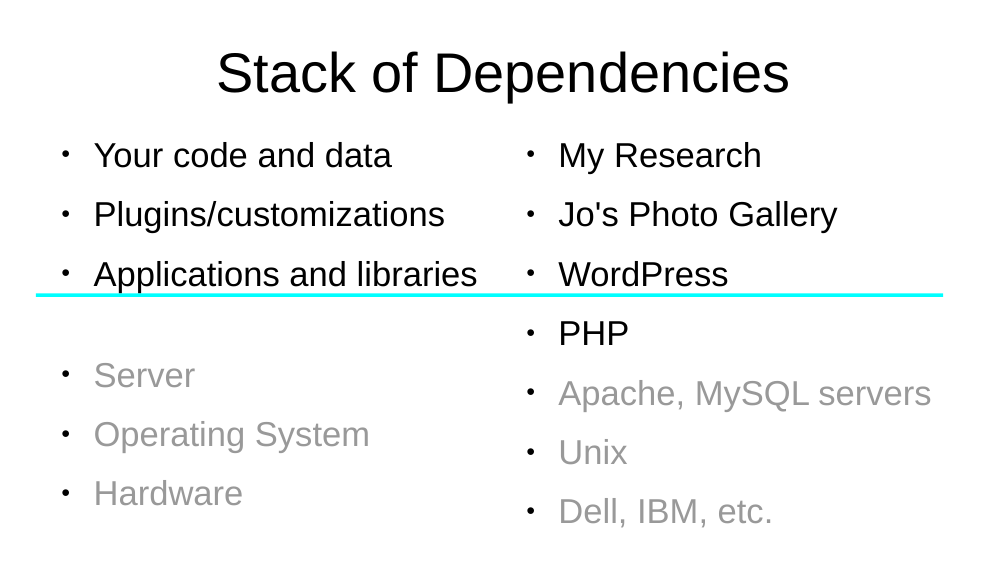
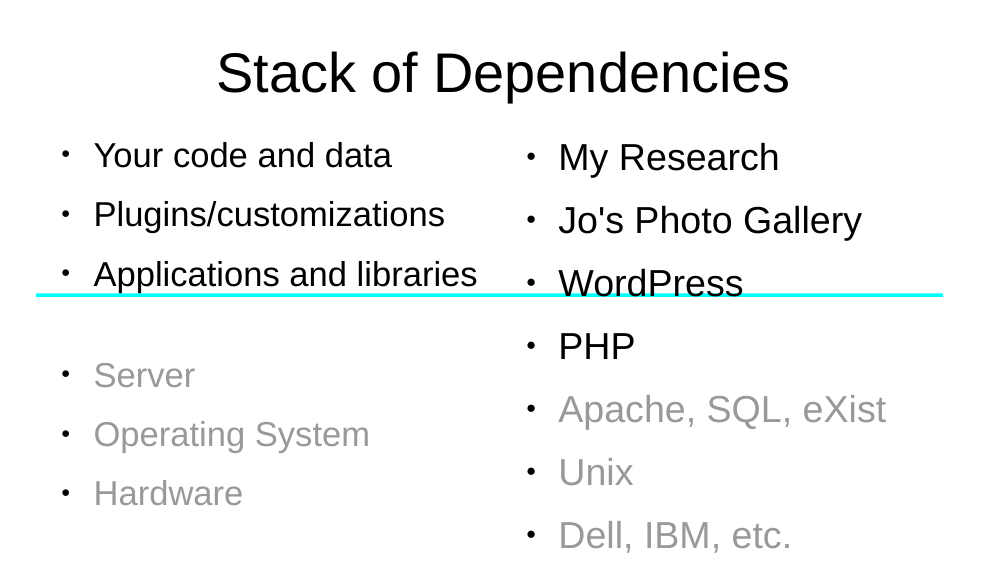
Before and after one commit to projectEndings/Endings, a slide deck: slide 6 of presentations/dhsi2019/digital_dependencies_dhsi2019.odp. Drawn at 1008x567 pixels with LibreOffice and Linux fonts; fonts in the diff are those of the drawing. Boxes give left, top, right and bottom in pixels: in the first picture for what was removed or moved away, otherwise in the second. Text is boxed around its words. In the diff, an @@ line names an element or a change of style, - is before the commit and + after.

Commit message:
revised presentation files

```diff
--- a/presentations/dhsi2019/digital_dependencies_dhsi2019.odp
+++ b/presentations/dhsi2019/digital_dependencies_dhsi2019.odp
@@ text at box(558, 142, 862, 553): size 27.2 to 29.6 pt in "My Research", "Jo's Photo Gallery", "WordPress", "PHP" and 2 more places @@
@@ text at box(558, 395, 886, 430): text changed; size 27.2 to 29.6 pt @@
-● Apache, MySQL servers
+● Apache, SQL, eXist
```
Also in this commit, not shown: 2 other slides changed, 1 other file.
